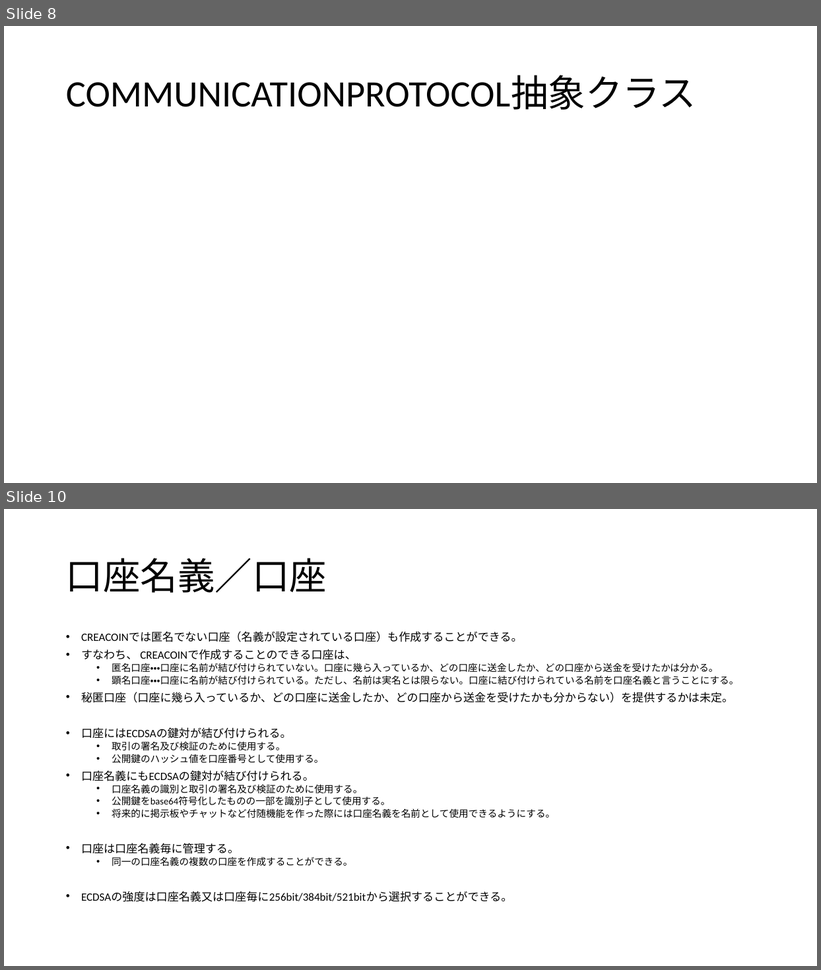
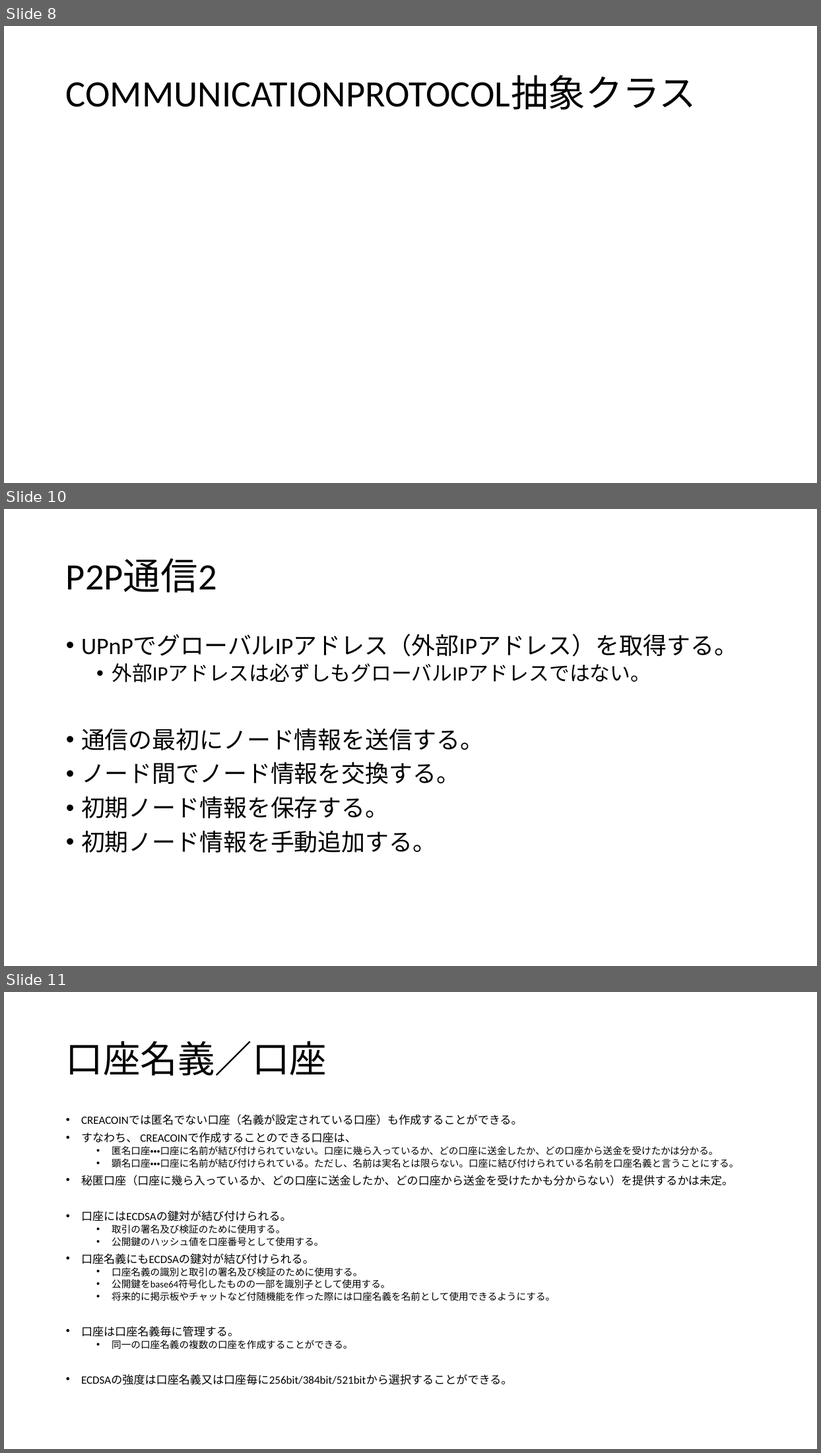
Before and after one commit to pizyumi/CREA, a slide deck: CREA2014/CREACOIN.pptx. Shown one above the other, each under a label of ours: slides 8 and 10 before the commit, slides 8, 10 and 11 after it; the slides between them are not shown. The pictures are 821x970 and 821x1453 pixels, drawn with LibreOffice and Linux fonts; fonts in the diff are those of the drawing. Boxes give left, top, right and bottom in pixels: in the first picture for what was removed or moved away, otherwise in the second. Text is boxed around its words. In the diff, an @@ line names an element or a change of style, - is before the commit and + after.

```diff
--- a/CREA2014/CREACOIN.pptx
+++ b/CREA2014/CREACOIN.pptx
@@ slide 10 added at [4, 509, 817, 966], background #FFFFFF @@
@@ title added at [66, 559, 217, 593], 44 pt, text #000000 @@
+P2P通信2
@@ text added at [81, 634, 738, 853], 28 pt, text #000000 @@
+• UPnPでグローバルIPアドレス（外部IPアドレス）を取得する。
+  • 外部IPアドレスは必ずしもグローバルIPアドレスではない。
+• 通信の最初にノード情報を送信する。
+• ノード間でノード情報を交換する。
+• 初期ノード情報を保存する。
+• 初期ノード情報を手動追加する。
@@ what was slide 10 is now slide 11 @@
```
Also in this commit, not shown: 2 slides changed, 6 other files.
